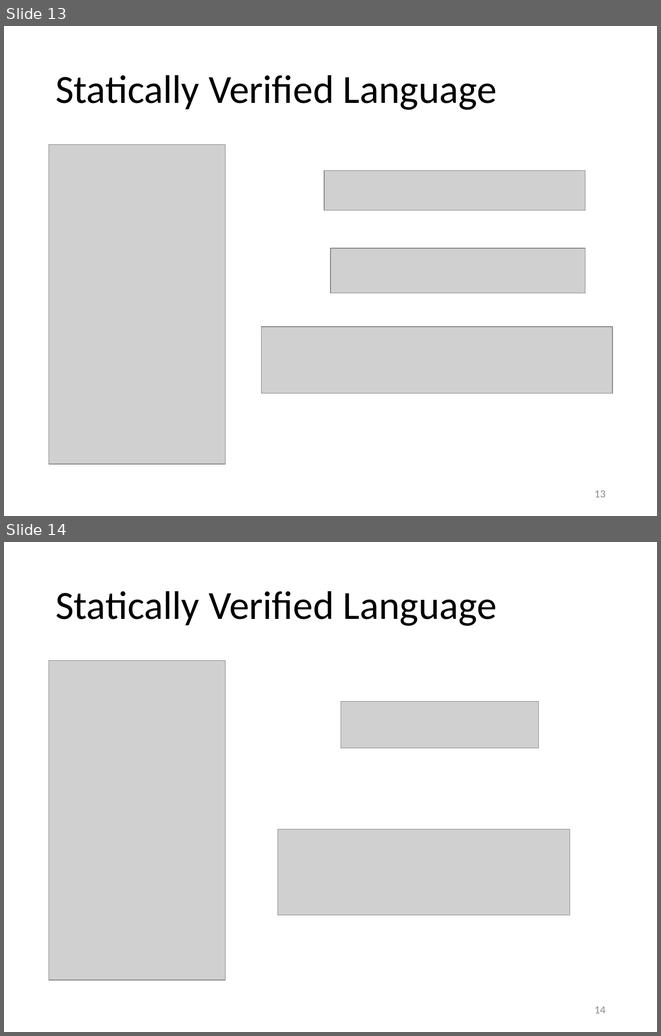
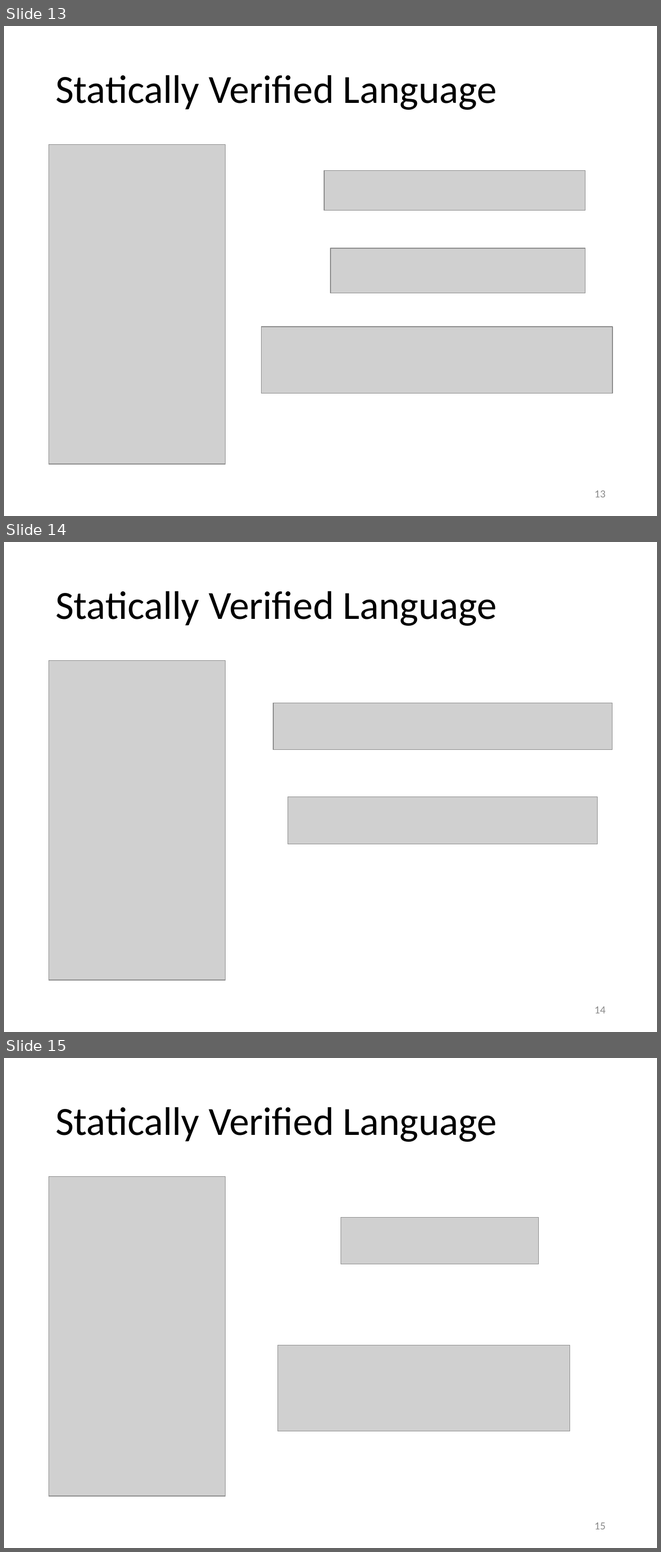
Before and after one commit to olydis/GradVerThesis, a slide deck: presentation/PLunch.pptm. Shown one above the other, each under a label of ours: slides 13 and 14 before the commit, slides 13, 14 and 15 after it. The pictures are 661x1036 and 661x1552 pixels, drawn with LibreOffice and Linux fonts; fonts in the diff are those of the drawing; grey boxes stand for pictures. Boxes give left, top, right and bottom in pixels: in the first picture for what was removed or moved away, otherwise in the second. Text is boxed around its words. In the diff, an @@ line names an element or a change of style, - is before the commit and + after.

```diff
--- a/presentation/PLunch.pptm
+++ b/presentation/PLunch.pptm
@@ slide 14 added at (4, 542, 657, 1032), background #FFFFFF @@
@@ title added at (55, 591, 497, 626), 44 pt, text #000000 @@
+Statically Verified Language
@@ picture added at (49, 661, 226, 980) @@
@@ picture added at (273, 703, 612, 750) @@
@@ picture added at (288, 796, 598, 844) @@
@@ page number added at (594, 1006, 606, 1013), 12 pt, text #8C8C8C @@
+14
@@ what was slide 14 is now slide 15 @@
@@ page number at (594, 1522, 606, 1529): text changed @@
-14
+15
```
Also in this commit, not shown: 2 slides changed, 2 other slides added, 1 slide removed.
